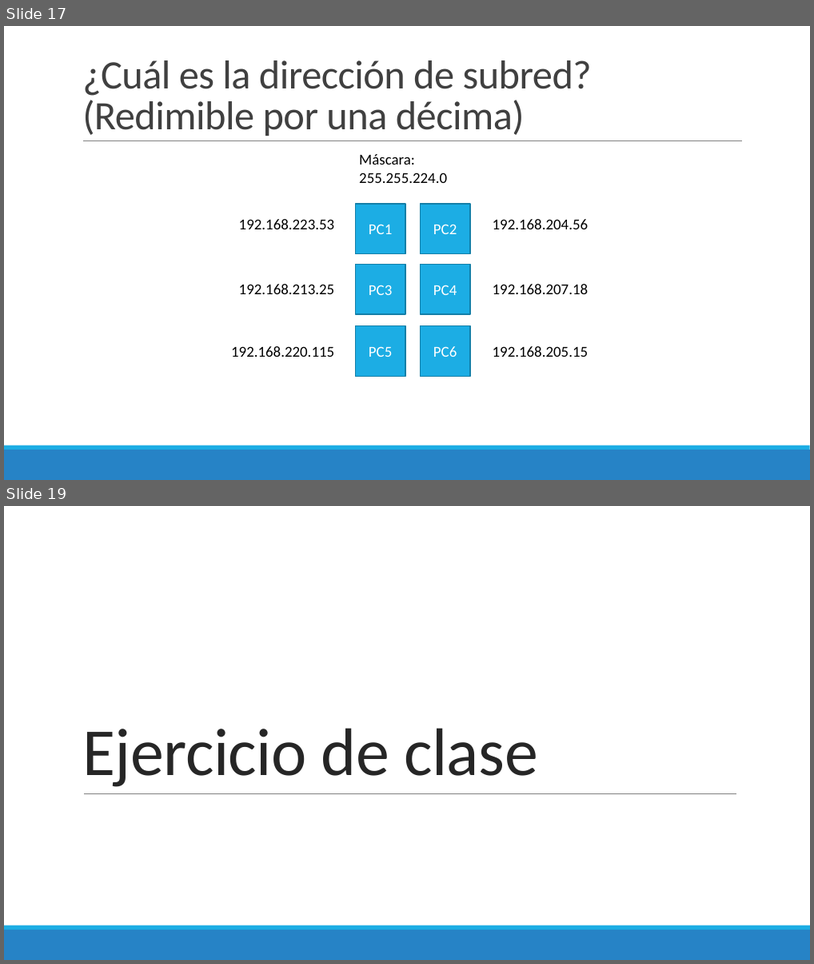
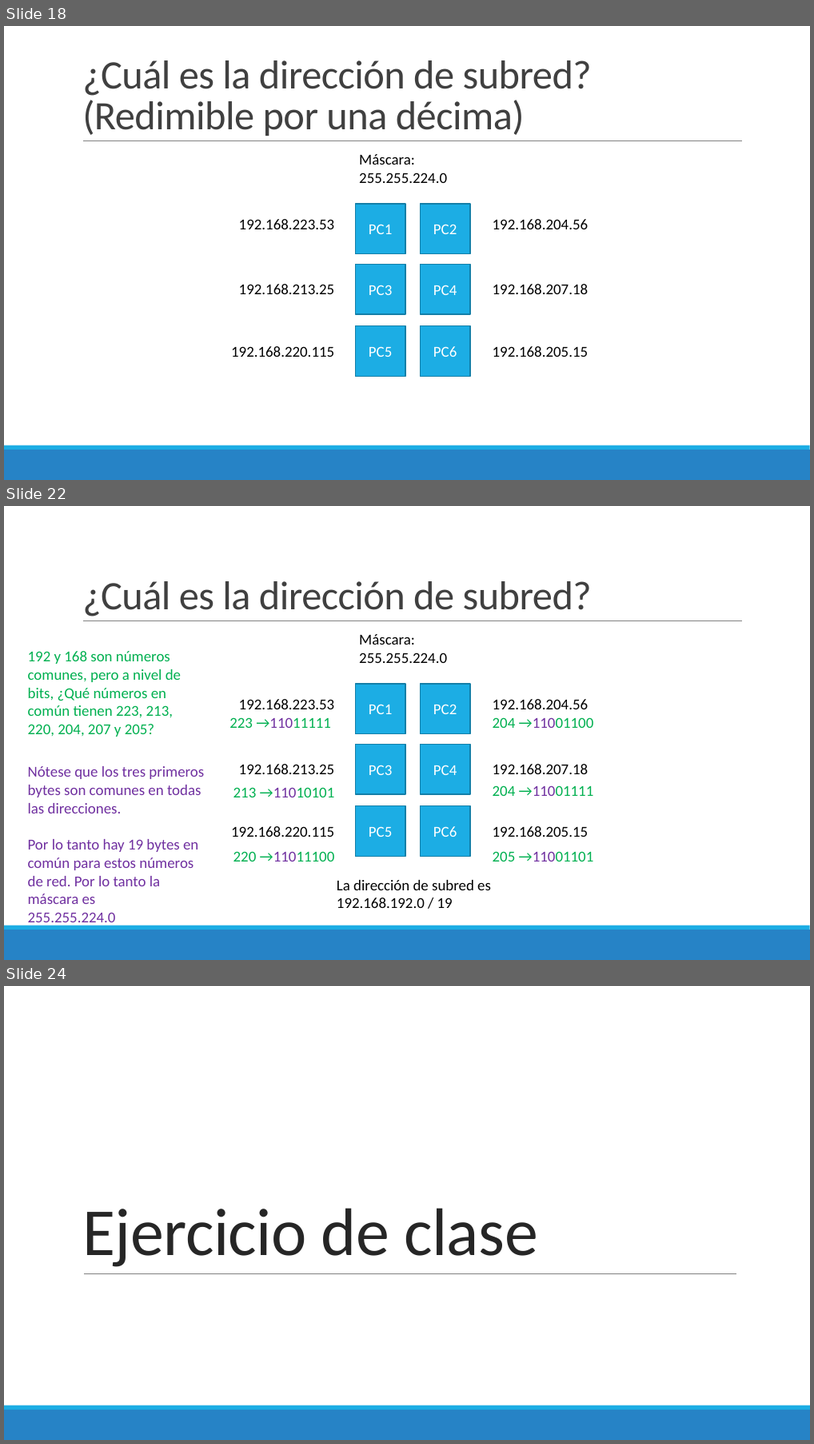
Before and after one commit to Domiciano/ProgramacionEnRed191, a slide deck: Semana 2/Presentación.pptx. Shown one above the other, each under a label of ours: slides 17 and 19 before the commit, slides 18, 22 and 24 after it; the slides between them are not shown. The pictures are 814x964 and 814x1444 pixels, drawn with LibreOffice and Linux fonts; fonts in the diff are those of the drawing. Boxes give left, top, right and bottom in pixels: in the first picture for what was removed or moved away, otherwise in the second. Text is boxed around its words. In the diff, an @@ line names an element or a change of style, - is before the commit and + after.

Commit message:
Procedimientos para obtener máscaras de subred y las direcciones de red

```diff
--- a/Semana 2/Presentación.pptx
+++ b/Semana 2/Presentación.pptx
@@ slide 22 added at (4, 506, 810, 960), background #FFFFFF; not listed: 3 template elements that a slide beside it also shows @@
@@ title added at (82, 581, 592, 616), 48 pt, text #404040 @@
+¿Cuál es la dirección de subred?
@@ text added at (359, 634, 447, 663), 18 pt, text #000000 @@
+Máscara: 255.255.224.0
@@ text added at (28, 651, 181, 736), 18 pt, text #00B050 @@
+192 y 168 son números comunes, pero a nivel de bits, ¿Qué números en común tienen 223, 213, 220, 204, 207 y 205?
@@ rectangle added at (355, 684, 406, 734), fill #1CADE4, outline #1580A9 1.25 pt, 18 pt, text #FFFFFF @@
+PC1
@@ rectangle added at (420, 684, 470, 734), fill #1CADE4, outline #1580A9 1.25 pt, 18 pt, text #FFFFFF @@
+PC2
@@ text added at (230, 717, 331, 728), 18 pt, text #00B050 @@
+223 →11011111
@@ text added at (239, 699, 334, 709), 18 pt, text #000000 @@
+192.168.223.53
@@ text added at (493, 699, 588, 709), 18 pt, text #000000 @@
+192.168.204.56
@@ text added at (493, 717, 594, 728), 18 pt, text #00B050 @@
+204 →11001100
@@ rectangle added at (355, 744, 406, 794), fill #1CADE4, outline #1580A9 1.25 pt, 18 pt, text #FFFFFF @@
+PC3
@@ rectangle added at (420, 744, 470, 794), fill #1CADE4, outline #1580A9 1.25 pt, 18 pt, text #FFFFFF @@
+PC4
@@ text added at (28, 766, 204, 926), 18 pt, text #7030A0 @@
+Nótese que los tres primeros bytes son comunes en todas las direcciones.
+Por lo tanto hay 19 bytes en común para estos números de red. Por lo tanto la máscara es
+255.255.224.0
@@ text added at (239, 764, 334, 774), 18 pt, text #000000 @@
+192.168.213.25
@@ text added at (493, 764, 588, 774), 18 pt, text #000000 @@
+192.168.207.18
@@ text added at (234, 787, 335, 797), 18 pt, text #00B050 @@
+213 →11010101
@@ text added at (493, 785, 594, 796), 18 pt, text #00B050 @@
+204 →11001111
@@ rectangle added at (355, 806, 406, 856), fill #1CADE4, outline #1580A9 1.25 pt, 18 pt, text #FFFFFF @@
+PC5
@@ rectangle added at (420, 806, 470, 856), fill #1CADE4, outline #1580A9 1.25 pt, 18 pt, text #FFFFFF @@
+PC6
@@ text added at (231, 826, 334, 836), 18 pt, text #000000 @@
+192.168.220.115
@@ text added at (493, 826, 588, 836), 18 pt, text #000000 @@
+192.168.205.15
@@ text added at (234, 851, 335, 861), 18 pt, text #00B050 @@
+220 →11011100
@@ text added at (493, 851, 594, 861), 18 pt, text #00B050 @@
+205 →11001101
@@ text added at (337, 880, 491, 908), 18 pt, text #000000 @@
+La dirección de subred es
+192.168.192.0 / 19
@@ what was slide 17 is now slide 18 @@
@@ what was slide 19 is now slide 24 @@
```
Also in this commit, not shown: 2 slides changed, 4 other slides added, 2 other files.
